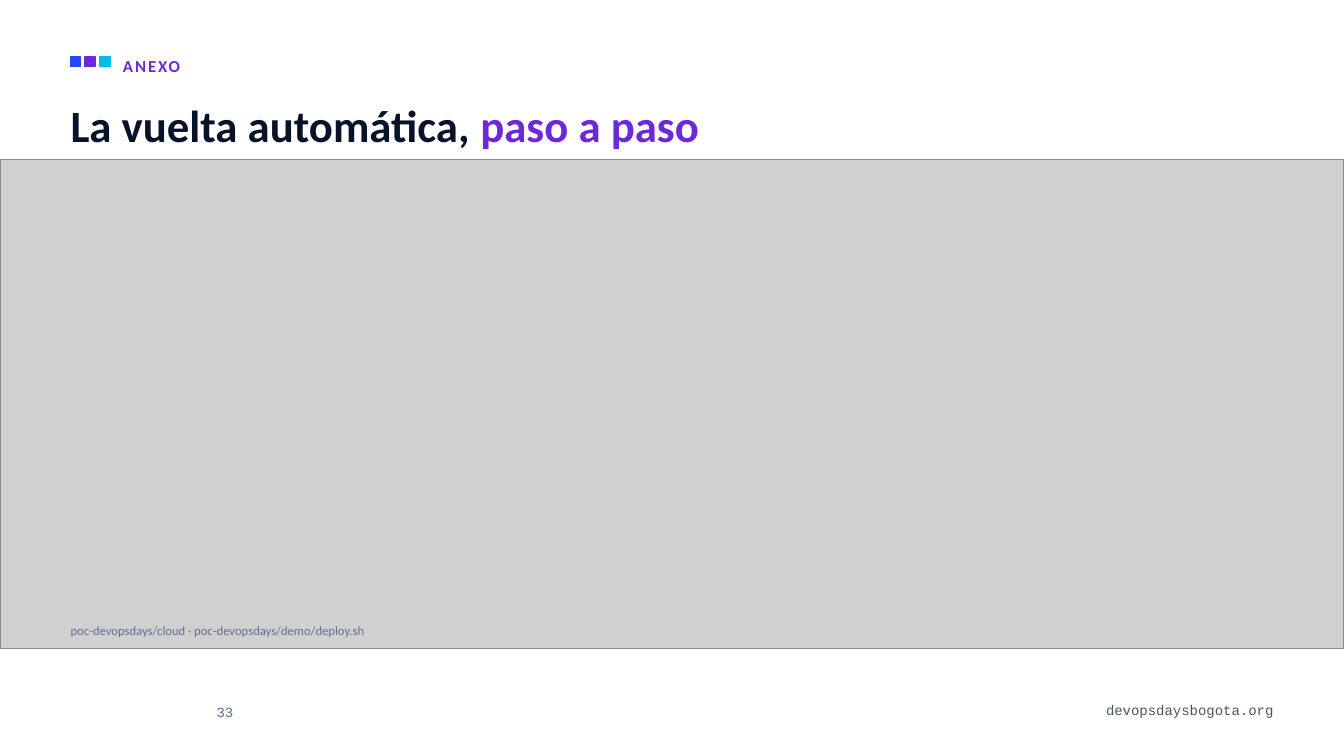
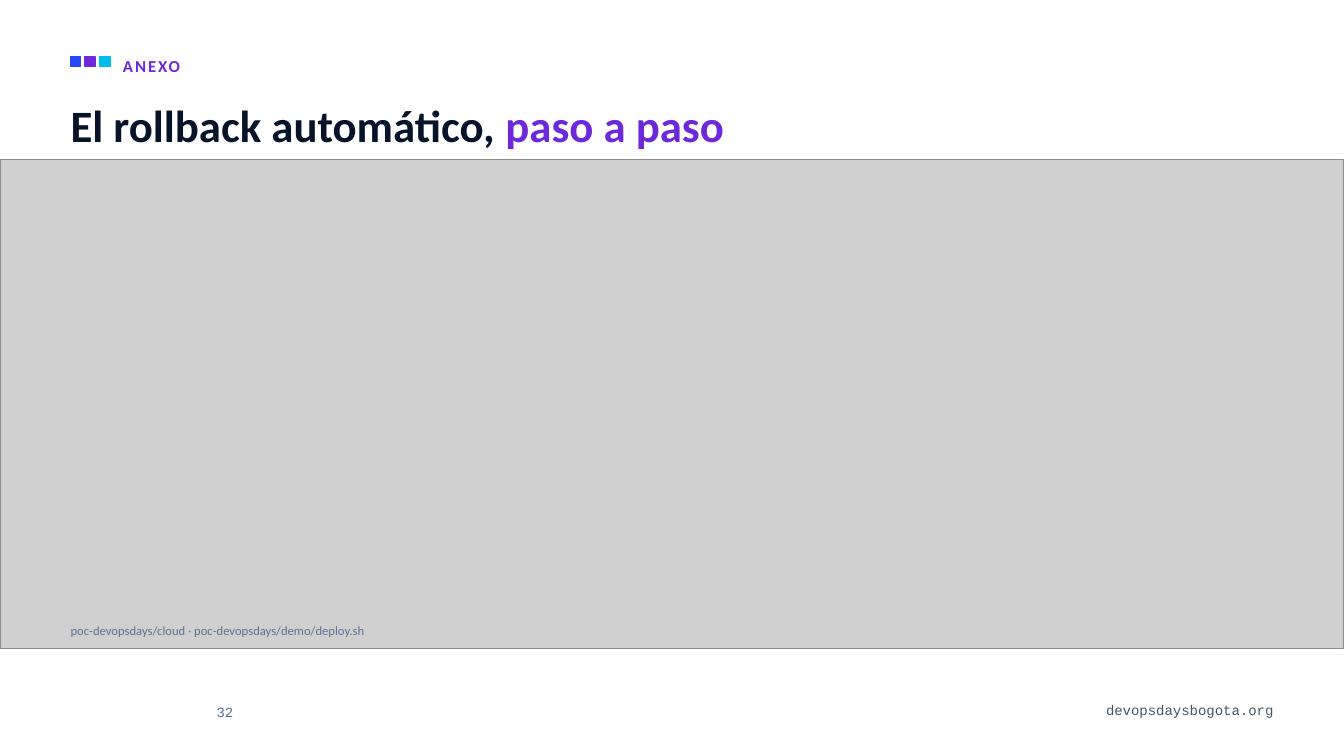
Before and after one commit to alejandro945/mlops-a-ciegas, a slide deck: slide 32 of talk/MLOps-a-ciegas-DevOpsDays-Bogota-2026.pptx (slide 33 before the commit). Drawn at 1344x756 pixels with LibreOffice and Linux fonts; fonts in the diff are those of the drawing; grey boxes stand for pictures; background and template pictures are left out. Boxes give left, top, right and bottom in pixels: in the first picture for what was removed or moved away, otherwise in the second. Text is boxed around its words. In the diff, an @@ line names an element or a change of style, - is before the commit and + after.

```diff
--- a/talk/MLOps-a-ciegas-DevOpsDays-Bogota-2026.pptx
+++ b/talk/MLOps-a-ciegas-DevOpsDays-Bogota-2026.pptx
@@ title at <box>71,110,724,149</box>: text changed @@
-La vuelta automática, paso a paso
+El rollback automático, paso a paso
@@ page number at <box>217,707,234,717</box>: text changed @@
-33
+32
```
Also in this commit, not shown: 14 other slides changed, 1 slide removed, 7 other files.
